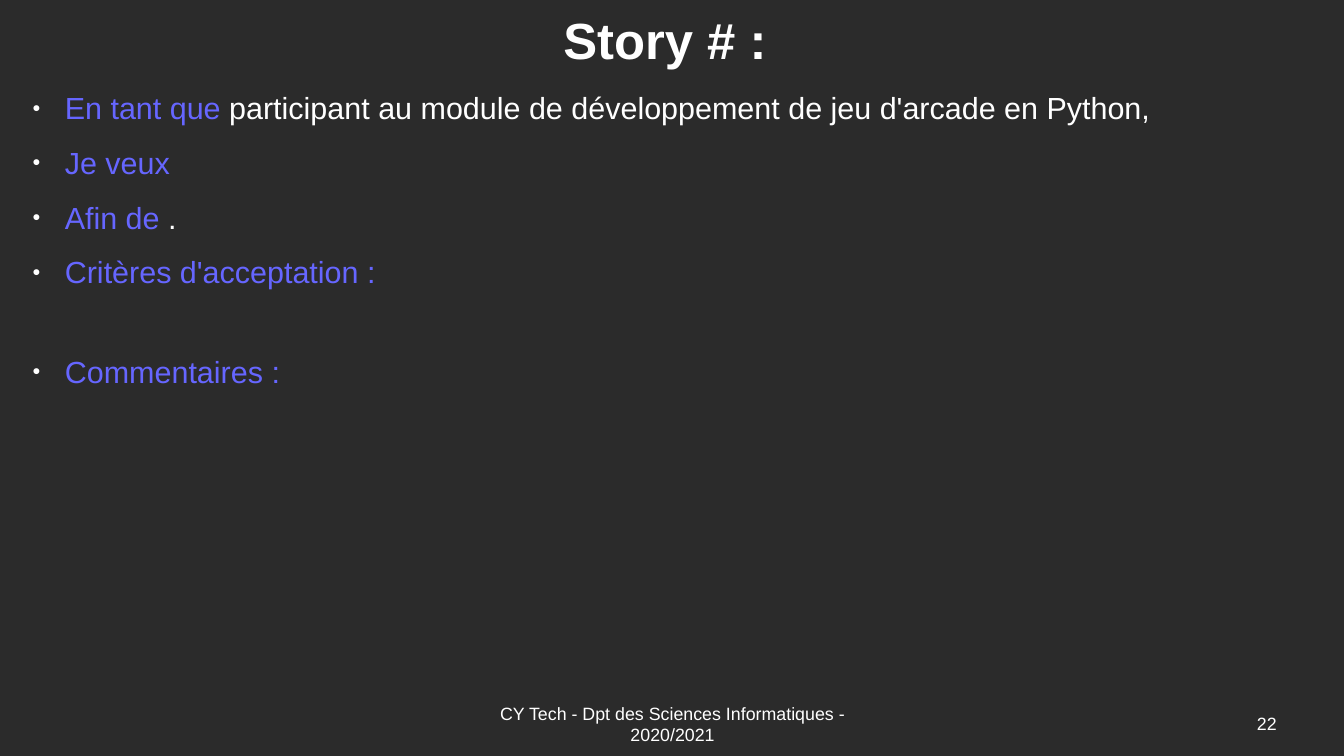
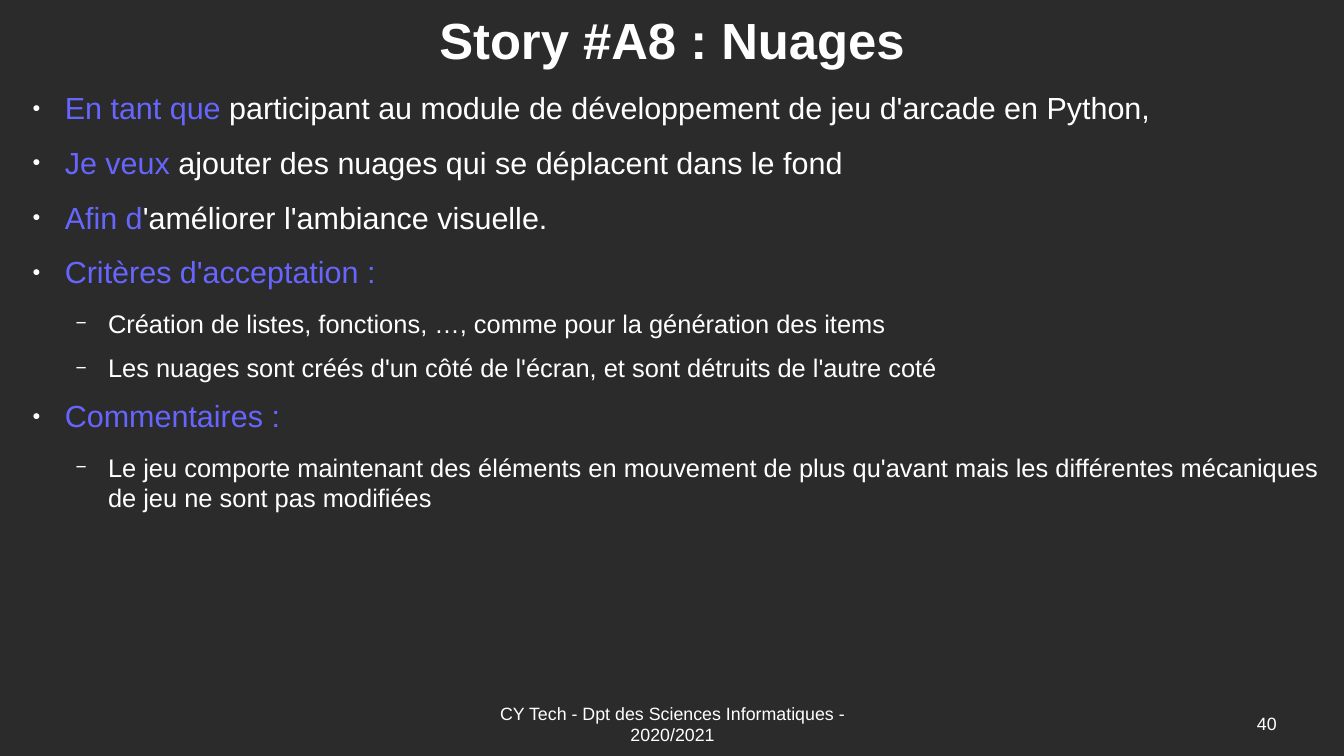
Before and after one commit to Romuald78/pyArcade, a slide deck: slide 40 of doc/UE_Libre_Jeu_Arcade_Stories.odp (slide 22 before the commit). Drawn at 1344x756 pixels with LibreOffice and Linux fonts; fonts in the diff are those of the drawing; background and template pictures are left out; a plain dark background stands for a picture behind light text. Boxes give left, top, right and bottom in pixels: in the first picture for what was removed or moved away, otherwise in the second. Text is boxed around its words. In the diff, an @@ line names an element or a change of style, - is before the commit and + after.

Commit message:
Story Documentation OK

```diff
--- a/doc/UE_Libre_Jeu_Arcade_Stories.odp
+++ b/doc/UE_Libre_Jeu_Arcade_Stories.odp
@@ title at bbox=[439, 23, 904, 69]: text changed @@
-Story # :
+Story #A8 : Nuages
@@ text at bbox=[65, 151, 842, 230]: text changed; text colour #6666FF to #FFFFFF @@
-● Je veux
-● Afin de .
+● Je veux ajouter des nuages qui se déplacent dans le fond
+● Afin d'améliorer l'ambiance visuelle.
@@ text at bbox=[108, 314, 936, 383]: paragraphs added @@
+  − Création de listes, fonctions, …, comme pour la génération des items
+  − Les nuages sont créés d'un côté de l'écran, et sont détruits de l'autre coté
@@ text at bbox=[108, 458, 1318, 513]: paragraph added @@
+  − Le jeu comporte maintenant des éléments en mouvement de plus qu'avant mais les différentes mécaniques de jeu ne sont pas modifiées
@@ page number at bbox=[1257, 717, 1277, 730]: text changed @@
-22
+40
```
Also in this commit, not shown: 13 other slides changed, 15 slides added, 3 other files.
